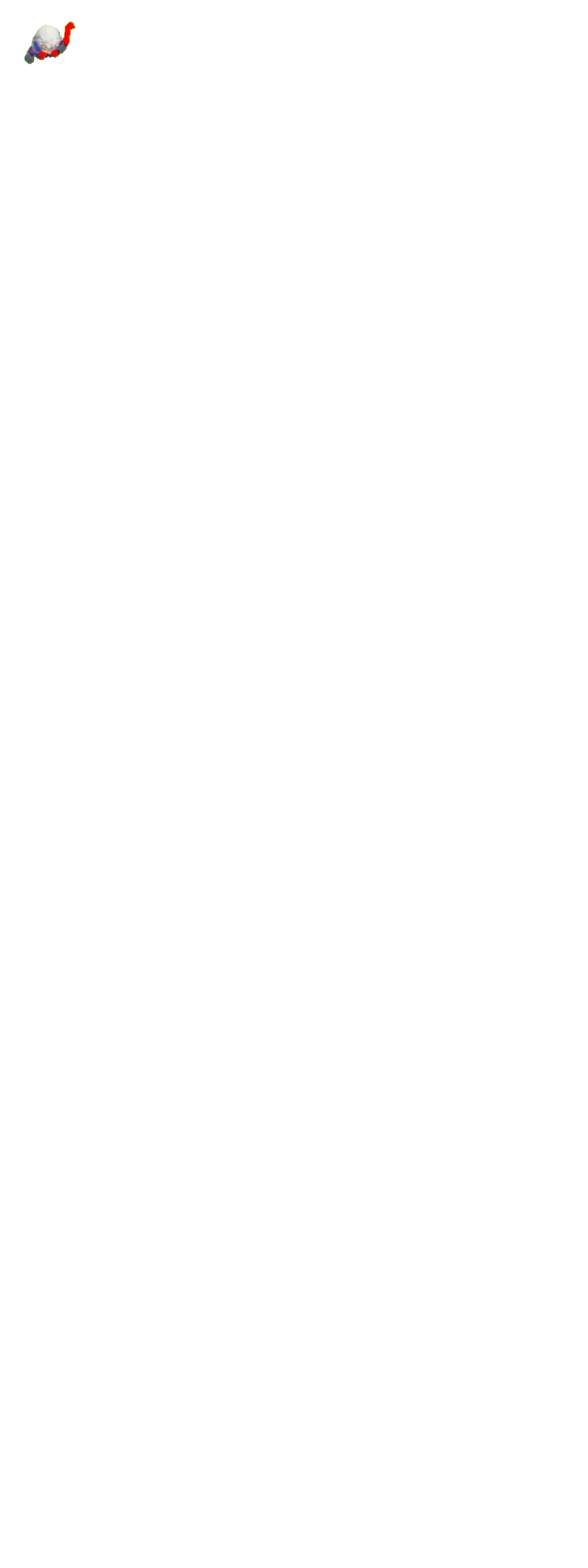
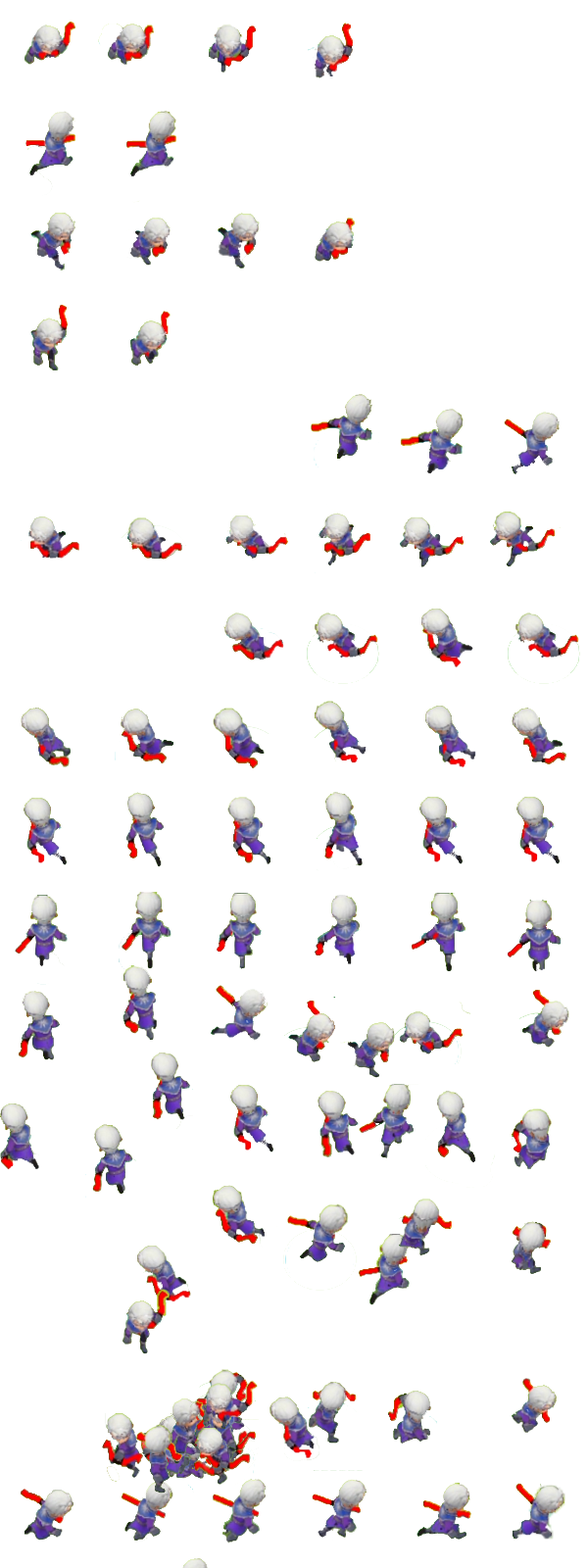
Comparing the layer stacks of the two w=588, h=1568 images. Changes:
added layer "Layer 89" above "Layer 88" over [392, 1001, 471, 1065]
added layer "Layer 85" above "Layer 84" over [425, 1090, 495, 1188]
added layer "Layer 84" above "Layer 83" over [316, 791, 363, 872]
added layer "Layer 82" above "Layer 81" over [85, 1124, 137, 1198]
added layer "Layer 79" above "Layer 78" over [399, 408, 464, 475]
added layer "Layer 78" above "Layer 77" over [310, 393, 380, 468]
added layer "Layer 76" above "Layer 75" over [192, 1396, 258, 1470]
added layer "Layer 73" above "Layer 72" over [190, 1389, 245, 1462]
added layer "Layer 71" above "Layer 70" over [141, 1416, 205, 1494]
added layer "Layer 65" above "Layer 64" over [200, 1404, 254, 1485]
added layer "Layer 64" above "Layer 63" over [187, 1416, 259, 1490]
added layer "Layer 59" above "Layer 58" over [25, 110, 76, 196]
added layer "Layer 58" above "Layer 57" over [126, 110, 177, 203]
added layer "Layer 44" above "Layer 43" over [490, 510, 561, 567]
added layer "Layer 43" above "Layer 42" over [507, 612, 581, 685]
added layer "Layer 42" above "Layer 41" over [306, 612, 380, 685]
added layer "Layer 27" above "Layer 26" over [358, 1083, 419, 1159]
added layer "Layer 23" above "Layer 22" over [283, 1203, 357, 1291]
added layer "Layer 22" above "Layer 21" over [311, 1470, 368, 1538]
added layer "Layer 12" above "Layer 11" over [118, 891, 172, 972]
added layer "Layer 11" above "Layer 10" over [14, 894, 68, 985]
added layer "Layer 10" above "Layer 9" over [507, 899, 562, 972]
added layer "Layer 9" above "Layer 8" over [411, 892, 466, 972]
removed layer "Background" over [0, 22, 581, 1568]
…and 67 more changes (67 added)
